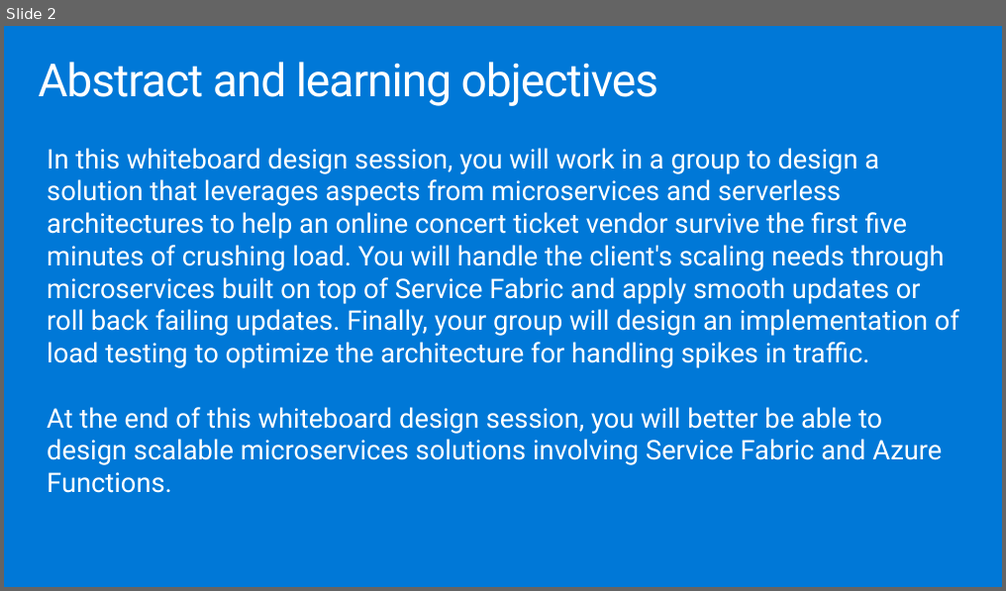
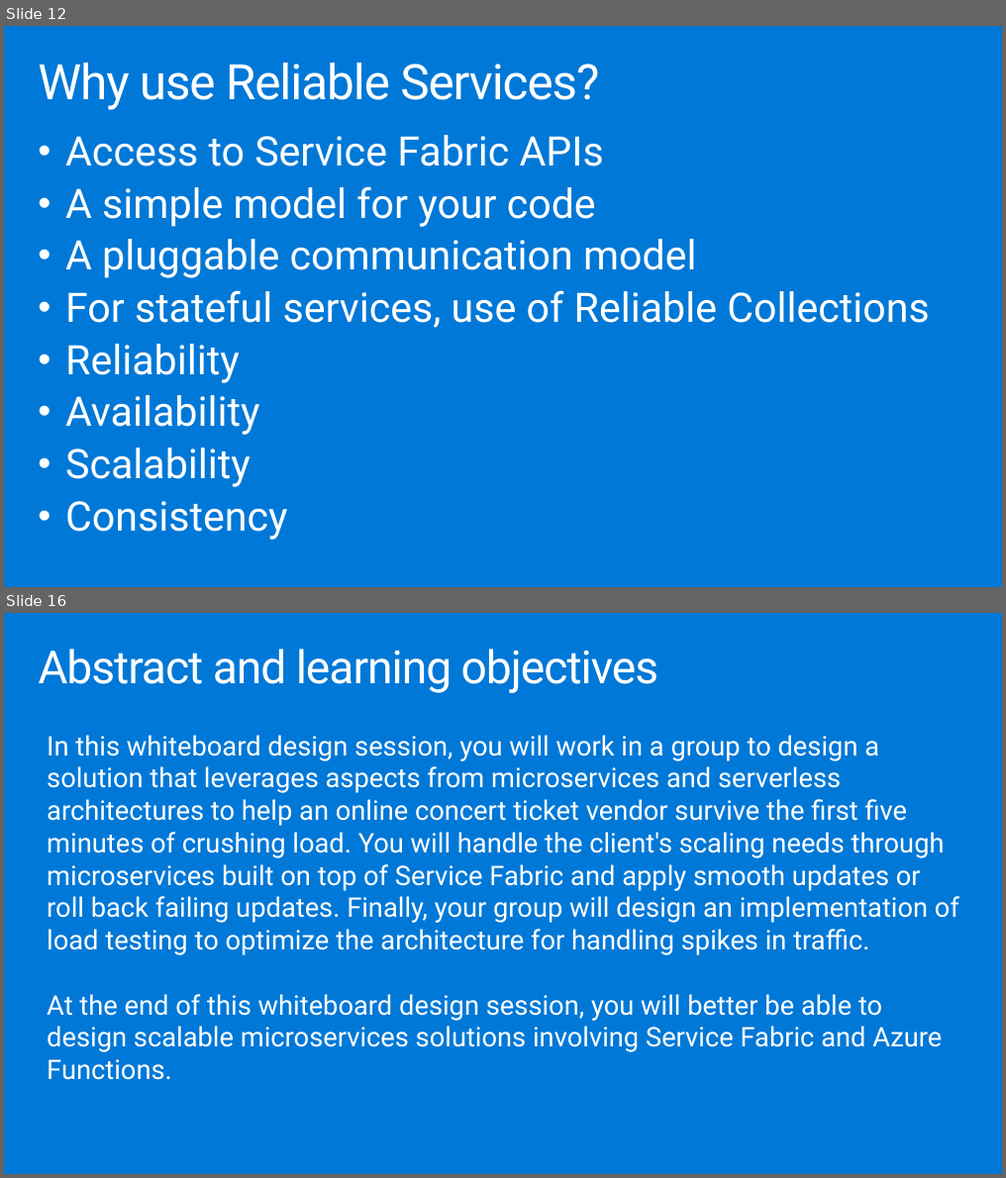
Before and after one commit to yellowbrickcode/MCW-Microservices-architecture, a slide deck: Whiteboard design session/WDS trainer presentation - Microservices architecture.pptx. Shown one above the other, each under a label of ours: slide 2 before the commit, slides 12 and 16 after it; the slides between them are not shown. The pictures are 1006x591 and 1006x1178 pixels, drawn with LibreOffice and Linux fonts; fonts in the diff are those of the drawing. Boxes give left, top, right and bottom in pixels: in the first picture for what was removed or moved away, otherwise in the second. Text is boxed around its words. In the diff, an @@ line names an element or a change of style, - is before the commit and + after.

```diff
--- a/Whiteboard design session/WDS trainer presentation - Microservices architecture.pptx
+++ b/Whiteboard design session/WDS trainer presentation - Microservices architecture.pptx
@@ slide 12 added at (4, 26, 1002, 587), background #0078D7 @@
@@ title added at (38, 63, 599, 110), 47 pt, text #FFFFFF @@
+Why use Reliable Services?
@@ text added at (65, 135, 929, 540), 39.2 pt, text #FFFFFF @@
+• Access to Service Fabric APIs
+• A simple model for your code
+• A pluggable communication model
+• For stateful services, use of Reliable Collections
+• Reliability
+• Availability
+• Scalability
+• Consistency
@@ what was slide 2 is now slide 16 @@
```
Also in this commit, not shown: 1 slide changed, 13 other slides added.
